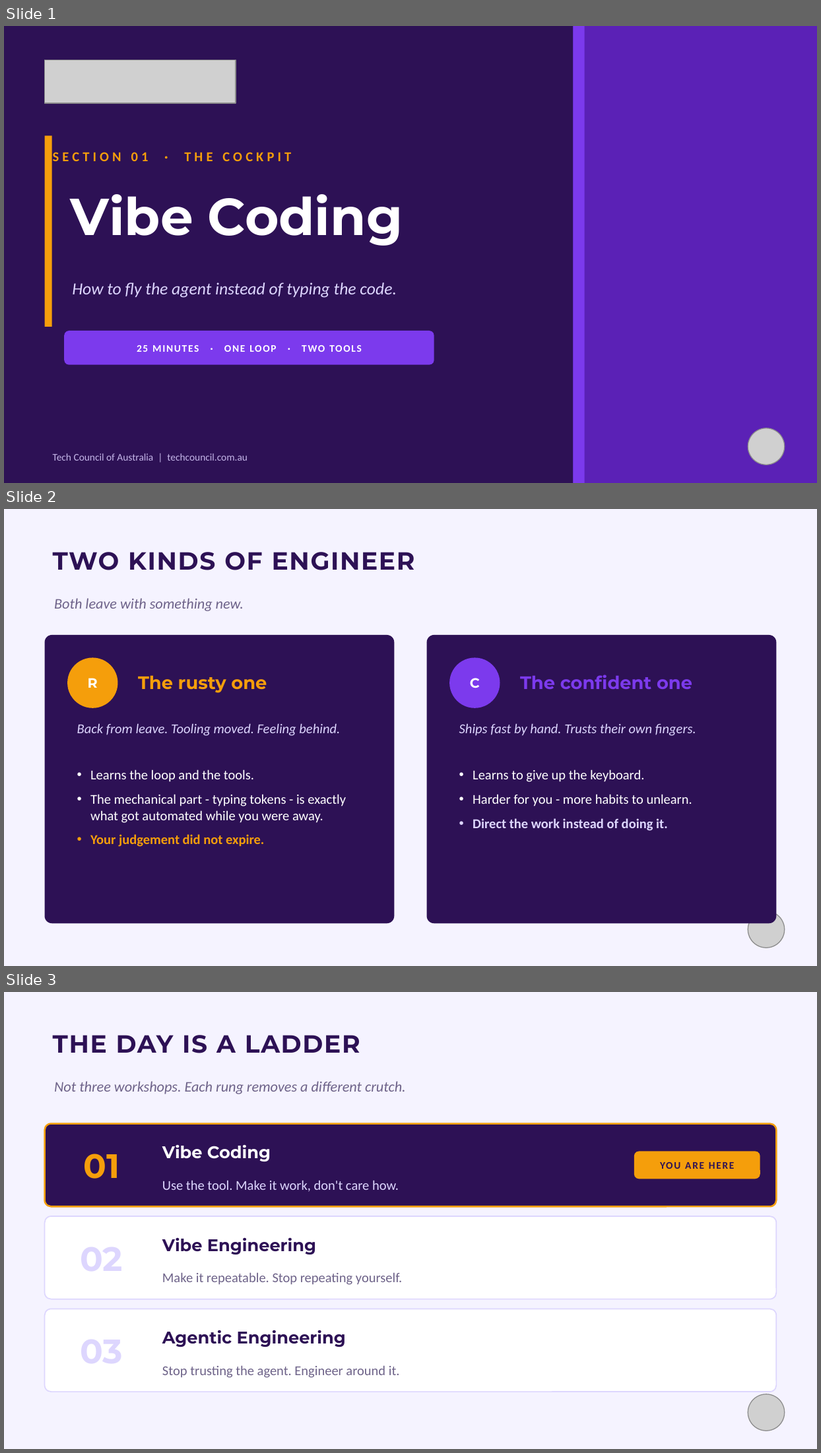
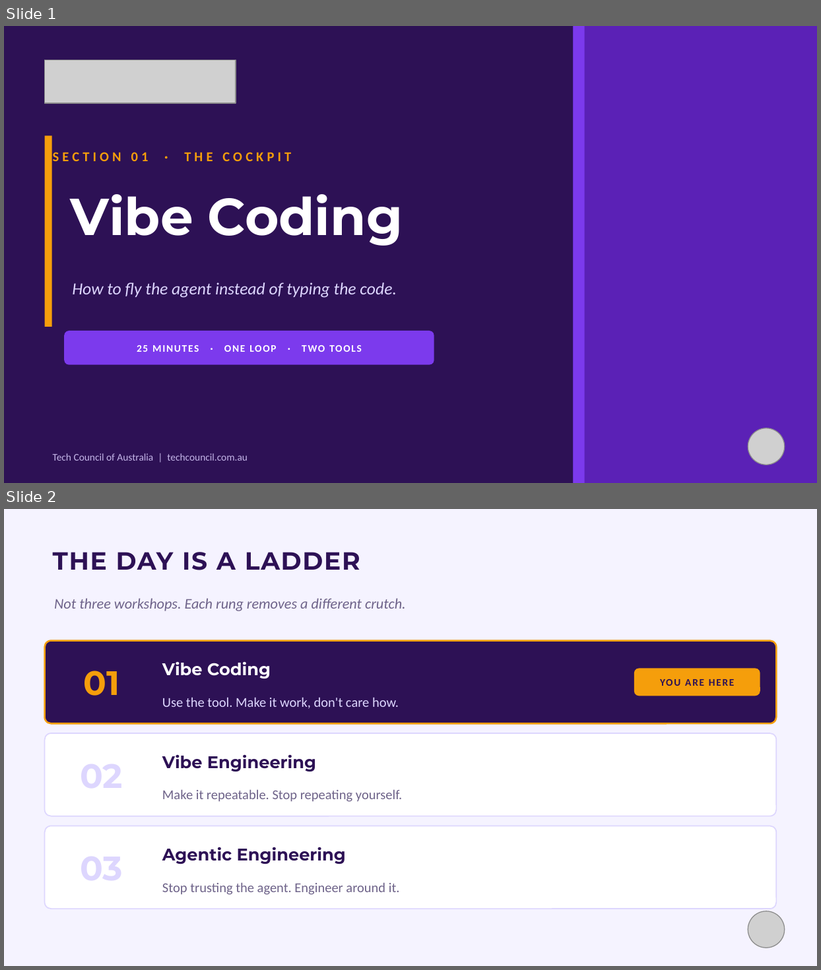
Before and after one commit to paulkeen/tca-habits, a slide deck: docs/TCA-Vibe-Coding.pptx. Shown one above the other, each under a label of ours: slides 1, 2 and 3 before the commit, slides 1 and 2 after it. The pictures are 821x1453 and 821x970 pixels, drawn with LibreOffice and Linux fonts; fonts in the diff are those of the drawing; grey boxes stand for pictures. Boxes give left, top, right and bottom in pixels: in the first picture for what was removed or moved away, otherwise in the second. Text is boxed around its words. In the diff, an @@ line names an element or a change of style, - is before the commit and + after.

```diff
--- a/docs/TCA-Vibe-Coding.pptx
+++ b/docs/TCA-Vibe-Coding.pptx
@@ slide 2 removed at [4, 509, 817, 966], background #F5F3FF @@
@@ text removed at [53, 552, 415, 570] @@
-TWO KINDS OF ENGINEER
@@ text removed at [54, 598, 244, 611] @@
-Both leave with something new.
@@ rounded rectangle removed at [45, 635, 394, 923] @@
@@ rounded rectangle removed at [427, 635, 776, 923] @@
@@ ellipse removed at [67, 657, 118, 708] @@
@@ ellipse removed at [450, 657, 500, 708] @@
@@ text removed at [88, 678, 98, 688] @@
-R
@@ text removed at [138, 675, 267, 693] @@
-The rusty one
@@ text removed at [470, 678, 480, 689] @@
-C
@@ text removed at [520, 675, 692, 689] @@
-The confident one
@@ text removed at [77, 723, 340, 736] @@
-Back from leave. Tooling moved. Feeling behind.
@@ text removed at [459, 723, 696, 736] @@
-Ships fast by hand. Trusts their own fingers.
@@ text removed at [90, 770, 346, 847] @@
-• Learns the loop and the tools.
-• The mechanical part - typing tokens - is exactly what got automated while you were away.
-• Your judgement did not expire.
@@ text removed at [473, 770, 692, 831] @@
-• Learns to give up the keyboard.
-• Harder for you - more habits to unlearn.
-• Direct the work instead of doing it.
@@ picture removed at [748, 912, 785, 948] @@
@@ what was slide 3 is now slide 2 @@
```
Also in this commit, not shown: 3 other files.
